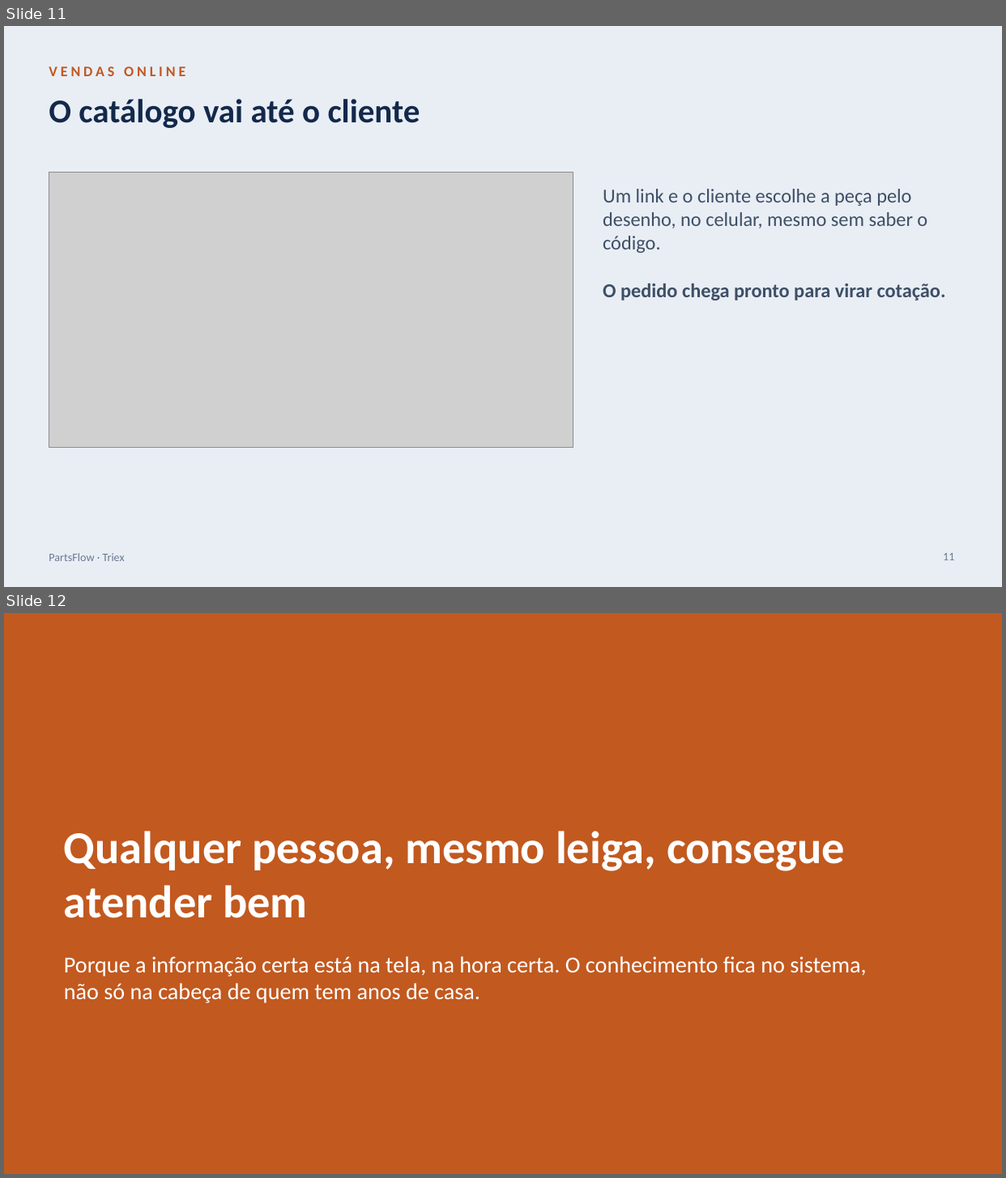
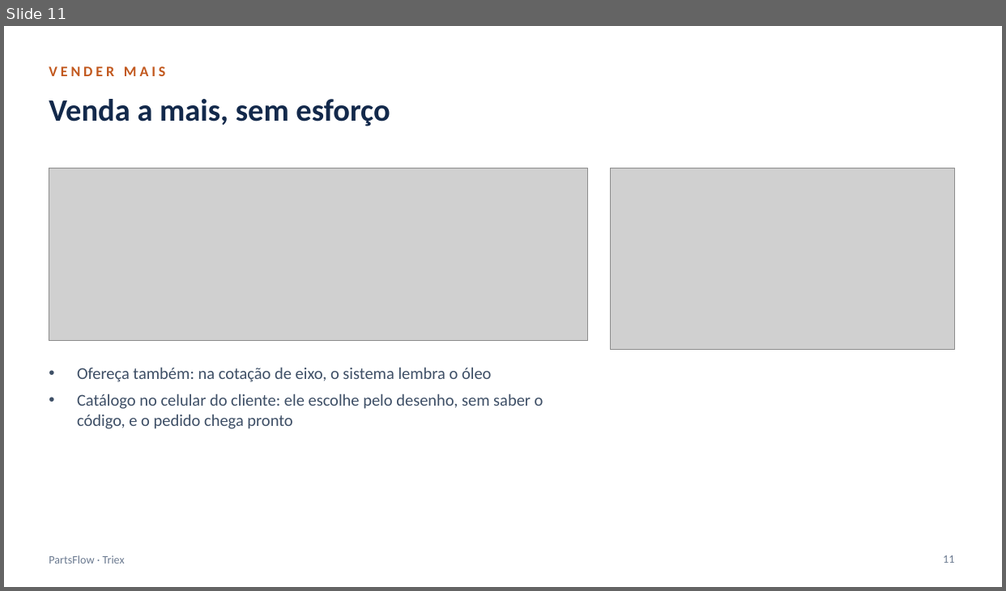
Before and after one commit to vitoregee-dotcom/dashV, a slide deck: docs/apresentacao/PartsFlow-apresentacao.pptx. Shown one above the other, each under a label of ours: slides 11 and 12 before the commit, slide 11 after it. The pictures are 1006x1178 and 1006x591 pixels, drawn with LibreOffice and Linux fonts; fonts in the diff are those of the drawing; grey boxes stand for pictures. Boxes give left, top, right and bottom in pixels: in the first picture for what was removed or moved away, otherwise in the second. Text is boxed around its words. In the diff, an @@ line names an element or a change of style, - is before the commit and + after.

```diff
--- a/docs/apresentacao/PartsFlow-apresentacao.pptx
+++ b/docs/apresentacao/PartsFlow-apresentacao.pptx
@@ slide 12 removed at box(4, 613, 1002, 1174), background #C2591F @@
@@ title removed at box(64, 831, 845, 918) @@
-Qualquer pessoa, mesmo leiga, consegue atender bem
@@ text removed at box(64, 956, 866, 1003) @@
-Porque a informação certa está na tela, na hora certa. O conhecimento fica no sistema, não só na cabeça de quem tem anos de casa.
@@ slide 11 changed as well @@
@@ background #E9EEF5 to #FFFFFF @@
@@ text at box(49, 66, 165, 76): text changed @@
-VENDAS ONLINE
+VENDER MAIS
@@ title at box(49, 99, 390, 126): text changed; size 32 to 30 pt @@
-O catálogo vai até o cliente
+Venda a mais, sem esforço
@@ picture: place and size @@
-picture at box(49, 172, 573, 447)
+picture at box(49, 169, 588, 341)
@@ picture added at box(611, 169, 955, 349) @@
@@ text at box(77, 367, 543, 429): text changed; size 19 to 16 pt @@
-Um link e o cliente escolhe a peça pelo desenho, no celular, mesmo sem saber o código.
-O pedido chega pronto para virar cotação.
+• Ofereça também: na cotação de eixo, o sistema lembra o óleo
+• Catálogo no celular do cliente: ele escolhe pelo desenho, sem saber o código, e o pedido chega pronto
```
Also in this commit, not shown: 1 other slide changed, 12 slides added, 13 other slides removed, 6 other files.
